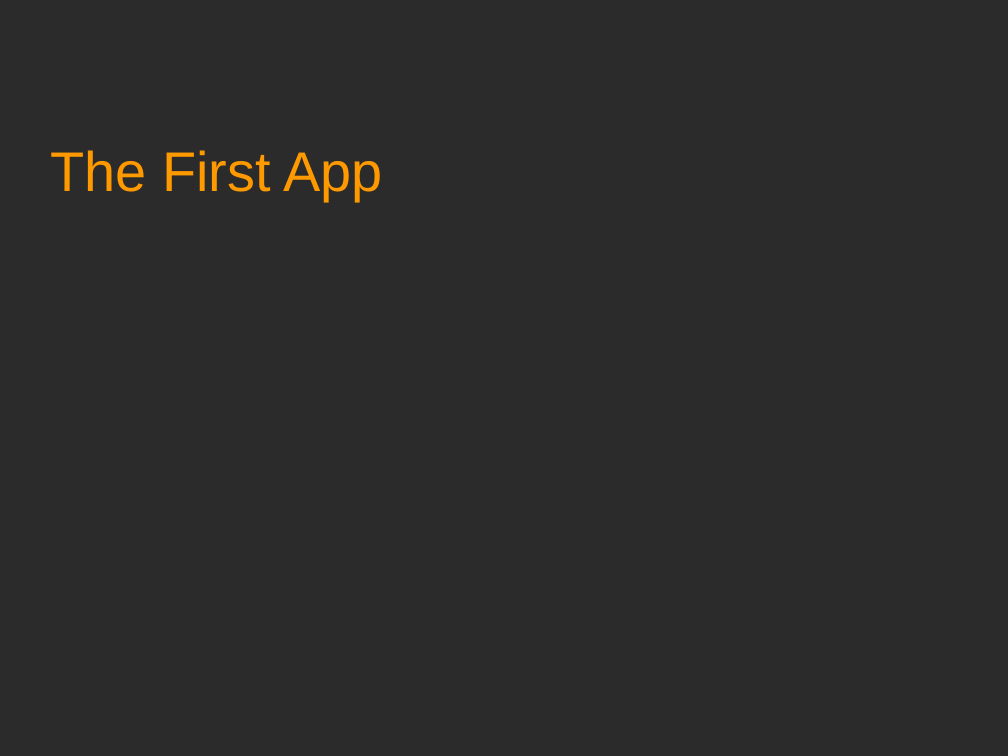
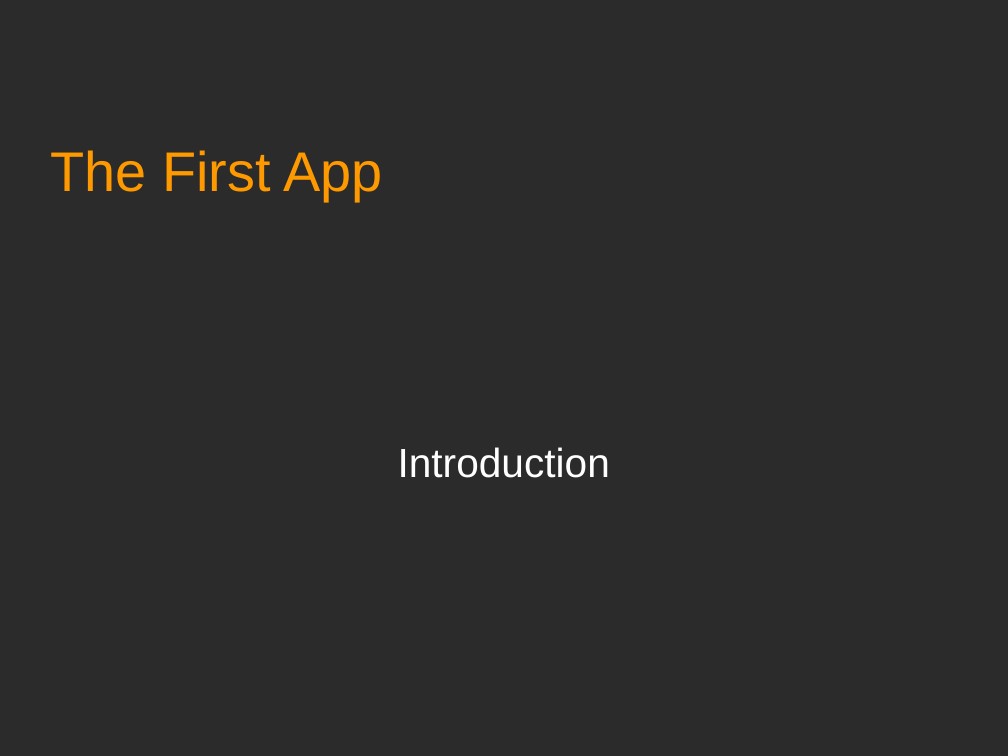
Before and after one commit to Academy-Soft-Intellect/Android-Programming-for-Beginners, a slide deck: slide 1 of 01_The_First_App.odp. Drawn at 1008x756 pixels with LibreOffice and Linux fonts; fonts in the diff are those of the drawing; background and template pictures are left out; a plain dark background stands for a picture behind light text. Boxes give left, top, right and bottom in pixels: in the first picture for what was removed or moved away, otherwise in the second. Text is boxed around its words. In the diff, an @@ line names an element or a change of style, - is before the commit and + after.

Commit message:
First presentation initial revision.

```diff
--- a/01_The_First_App.odp
+++ b/01_The_First_App.odp
@@ subtitle added at (398,447,610,478), 32 pt, text #FFFFFF @@
+Introduction
```
Also in this commit, not shown: 1 other slide changed, 23 slides added.
